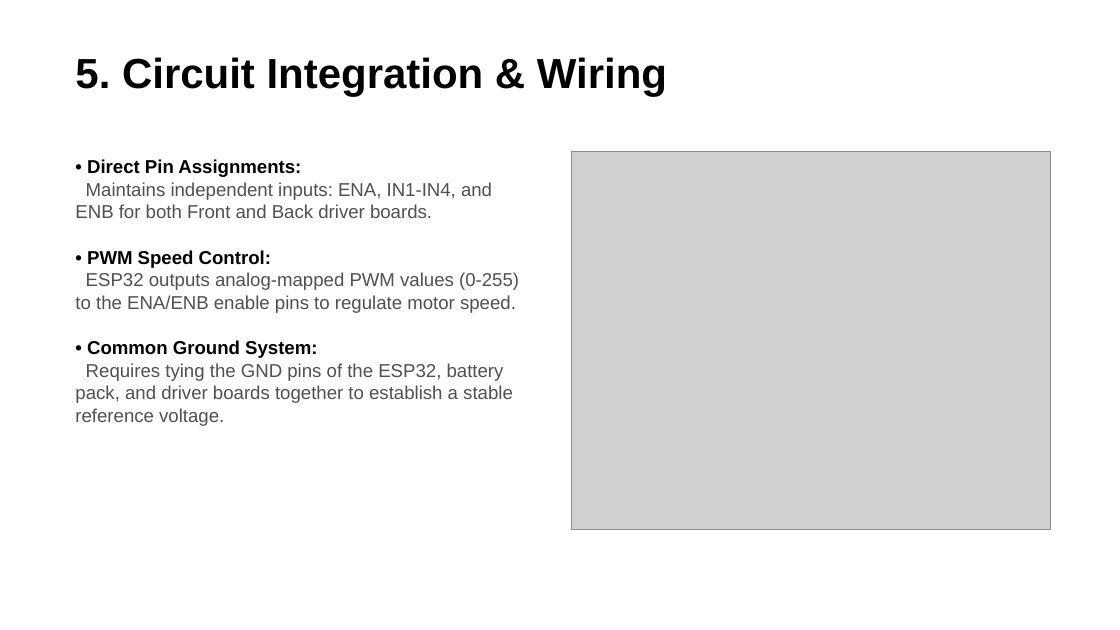
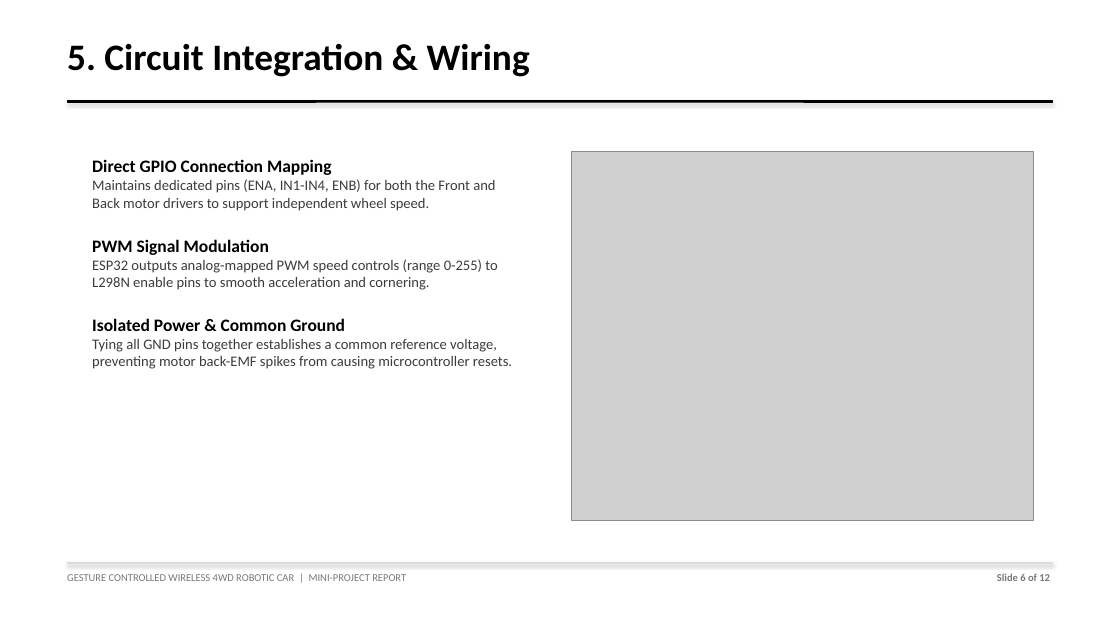
Before and after one commit to Biraj2004/Gesture-Controlled-Car, a slide deck: slide 6 of Gesture-Controlled-Car-Presentation.pptx. Drawn at 1120x630 pixels with LibreOffice and Linux fonts; fonts in the diff are those of the drawing; grey boxes stand for pictures. Boxes give left, top, right and bottom in pixels: in the first picture for what was removed or moved away, otherwise in the second. Text is boxed around its words. In the diff, an @@ line names an element or a change of style, - is before the commit and + after.

Commit message:
docs: clean up citations, resize system diagram, and remove redundant section labels in LaTeX documentation

```diff
--- a/Gesture-Controlled-Car-Presentation.pptx
+++ b/Gesture-Controlled-Car-Presentation.pptx
@@ text "5. Circuit Integration & Wiring": place and size @@
-text "5. Circuit Integration & Wiring" at [75,57,667,96]
+text "5. Circuit Integration & Wiring" at [67,43,530,77]
@@ text "5. Circuit Integration & Wiring" at [67,43,530,77]: size 36 to 32 pt, font Arial to Calibri @@
@@ rectangle added at [67,101,1053,102], fill #000000, outline #000000 0.75 pt @@
@@ text at [92,159,512,369]: text changed; size 16 to 12.5 pt; font Arial to Calibri; text colour #505050 to #3C3C3C @@
-• Direct Pin Assignments:
-Maintains independent inputs: ENA, IN1-IN4, and ENB for both Front and Back driver boards.
-• PWM Speed Control:
-ESP32 outputs analog-mapped PWM values (0-255) to the ENA/ENB enable pins to regulate motor speed.
-• Common Ground System:
-Requires tying the GND pins of the ESP32, battery pack, and driver boards together to establish a stable reference voltage.
+Direct GPIO Connection Mapping
+Maintains dedicated pins (ENA, IN1-IN4, ENB) for both the Front and Back motor drivers to support independent wheel speed.
+PWM Signal Modulation
+ESP32 outputs analog-mapped PWM speed controls (range 0-255) to L298N enable pins to smooth acceleration and cornering.
+Isolated Power & Common Ground
+Tying all GND pins together establishes a common reference voltage, preventing motor back-EMF spikes from causing microcontroller resets.
@@ picture: place and size @@
-picture at [571,151,1050,529]
+picture at [571,151,1033,521]
@@ rectangle added at [67,563,1053,564], fill #DCDCDC, outline #DCDCDC 0.75 pt @@
@@ text added at [67,574,406,581], 9 pt, text #787878 @@
+GESTURE CONTROLLED WIRELESS 4WD ROBOTIC CAR | MINI-PROJECT REPORT
@@ text added at [997,573,1050,581], 9 pt, text #787878, bold @@
+Slide 6 of 12
```
Also in this commit, not shown: 10 other slides changed, 1 slide added, 1 slide removed, 2 other files.
